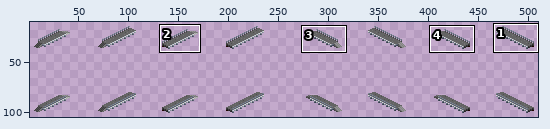
Pixel-art file, stored at ase/request_stop.ase. The first picture is a wide view before the edit; the outline marks the close-up.
Close-up. Earlier state:
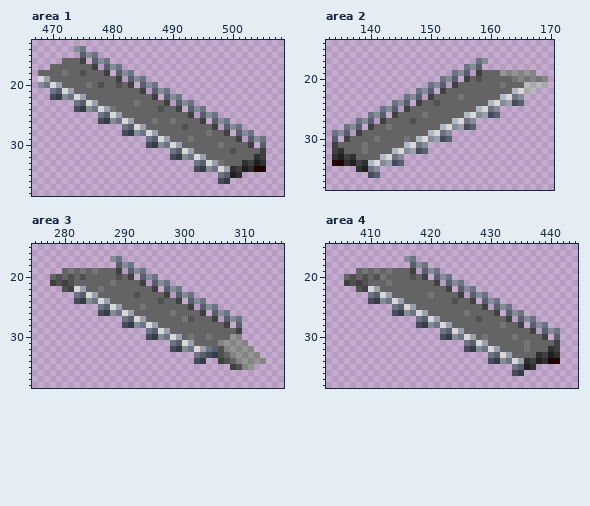
528x128 pixels, 1 frame. Shown: area 1: x 467..508, y 13..38; area 2: x 133..170, y 14..38; area 3: x 275..316, y 15..38; area 4: x 403..444, y 15..38. The wide view leaves out empty margins. The commit also changed other parts of the picture, which this record leaves out.
Once edited:
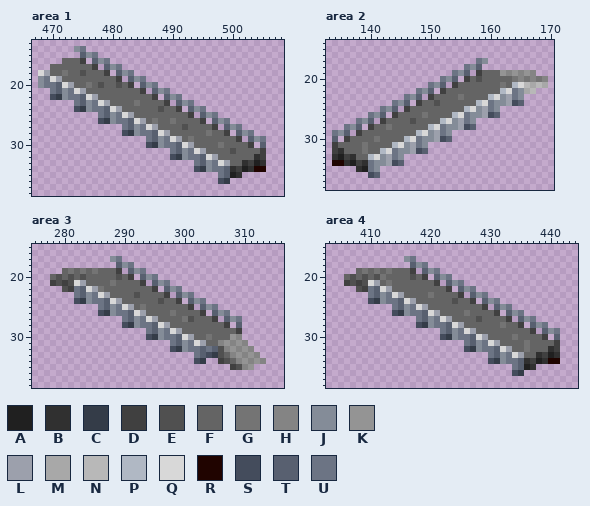
Palette (. is transparent): A #202020  B #303030  C #343c48  D #404040  E #505050  F #646464  G #747474  H #848484  J #848c98  K #949494  L #9ca0ac  M #a8a8a8  N #b8b8b8  P #b0b8c4  Q #d8d8d8  R #200400  S #444c5c  T #586070  U #6c7484
The exact change:
Changed rows in their new state; - is an unchanged pixel.
Area 1, layer "Layer 2":
first column x 468:
18 QL------------------------------
19 JUQL----------------------------
20 --UTQL--------------------------
21 ----JUQL------------------------
22 ------UTQL----------------------
23 --------JUQL--------------------
24 ----------UTQL------------------
25 ------------JUQL----------------
26 --------------UTQL--------------
27 ----------------JUQL------------
28 ------------------UTQL----------
29 --------------------JUQL--------
30 ----------------------UTQL------
31 ------------------------JUQL----
32 --------------------------UTQL--
33 ----------------------------JUQL
34 ------------------------------UT
Area 2, layer "Layer 2":
first column x 140:
21 ------------------------PQ
22 ----------------------PQUJ
23 --------------------PQJL--
24 ------------------PQUJ----
25 ----------------PQJL------
26 --------------PQUJ--------
27 ------------PQJL----------
28 ----------PQUJ------------
29 --------PQJL--------------
30 ------PQUJ----------------
31 ----PQJL------------------
32 --PQUJ--------------------
33 PQJL----------------------
34 UJ------------------------
Area 3, layer "Layer 2":
first column x 282:
21 QL--------------------
22 UTQL------------------
23 --JUQL----------------
24 ----UTQL--------------
25 ------JUQL------------
26 --------UTQL----------
27 ----------JUQL--------
28 ------------UTQL------
29 --------------JUQL----
30 ----------------UTQL--
31 ------------------JUQL
32 --------------------UT
Area 4, layer "Layer 2":
first column x 410:
21 QL------------------------
22 UTQL----------------------
23 --JUQL--------------------
24 ----UTQL------------------
25 ------JUQL----------------
26 --------UTQL--------------
27 ----------JUQL------------
28 ------------UTQL----------
29 --------------JUQL--------
30 ----------------UTQL------
31 ------------------JUQL----
32 --------------------UTQL--
33 ----------------------JUQL
34 ------------------------UT
Where, in picture pixels (left, top, right, bottom), the same in both close-ups:
changed: (38, 70, 230, 172)
changed: (368, 82, 524, 166)
changed: (74, 280, 206, 352)
changed: (368, 280, 524, 364)
